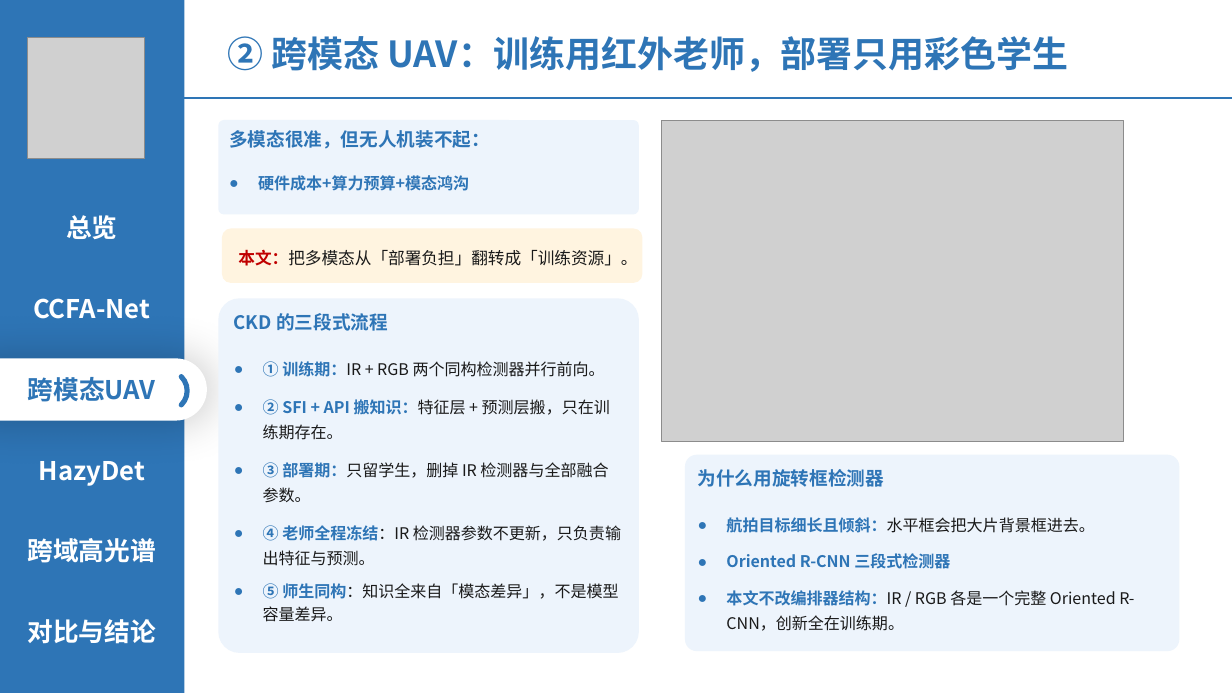
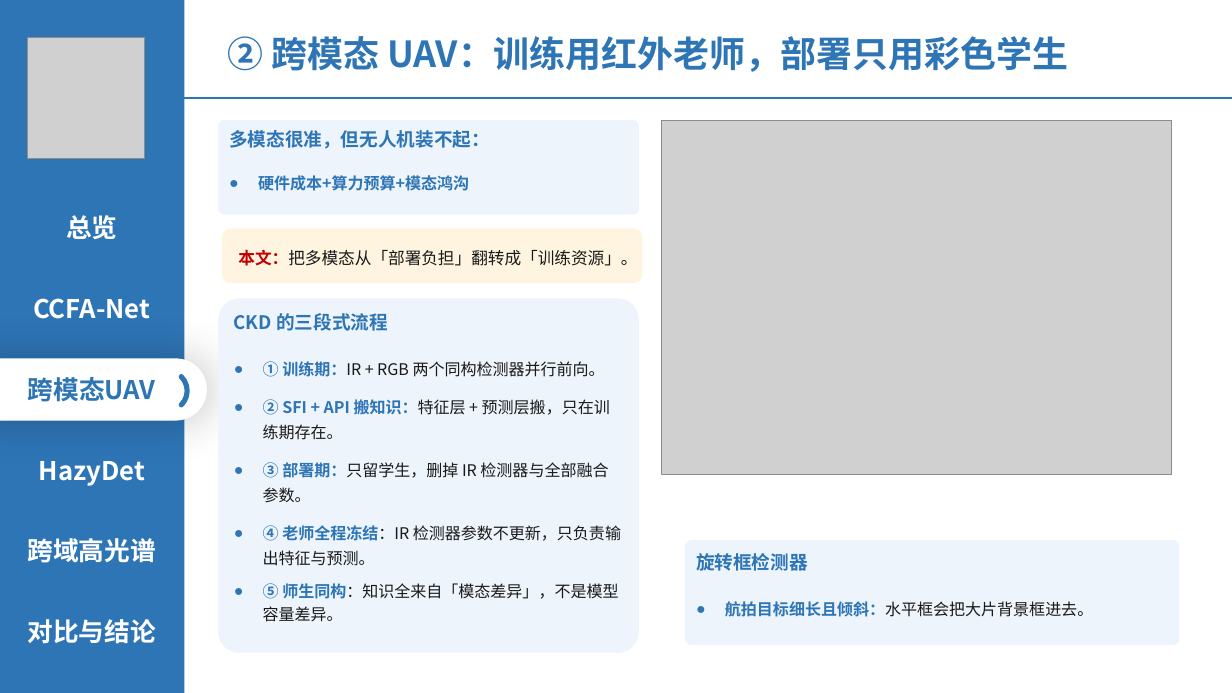
Before and after one commit to 139876/paper-notes, a slide deck: slide 8 of 论文精读/3-HazyDet精读/附件/四篇论文-组会汇报.pptx. Drawn at 1232x693 pixels with LibreOffice and Linux fonts; fonts in the diff are those of the drawing; grey boxes stand for pictures. Boxes give left, top, right and bottom in pixels: in the first picture for what was removed or moved away, otherwise in the second. Text is boxed around its words. In the diff, an @@ line names an element or a change of style, - is before the commit and + after.

```diff
--- a/论文精读/3-HazyDet精读/附件/四篇论文-组会汇报.pptx
+++ b/论文精读/3-HazyDet精读/附件/四篇论文-组会汇报.pptx
@@ picture: place and size @@
-picture at [662,120,1124,442]
+picture at [662,120,1171,475]
@@ rounded rectangle "旋转框检测器": place and size @@
-rounded rectangle "旋转框检测器" at [685,455,1179,652]
+rounded rectangle "旋转框检测器" at [685,541,1179,646]
@@ text in rounded rectangle at [696,553,808,571]: text changed @@
-为什么用旋转框检测器
+旋转框检测器
@@ text in rounded rectangle at [726,553,1134,631]: paragraphs removed @@
-● Oriented R-CNN 三段式检测器
-● 本文不改编排器结构：IR / RGB 各是一个完整 Oriented R-CNN，创新全在训练期。
```
Also in this commit, not shown: 9 other slides changed, 1 slide added, 2 slides removed.
